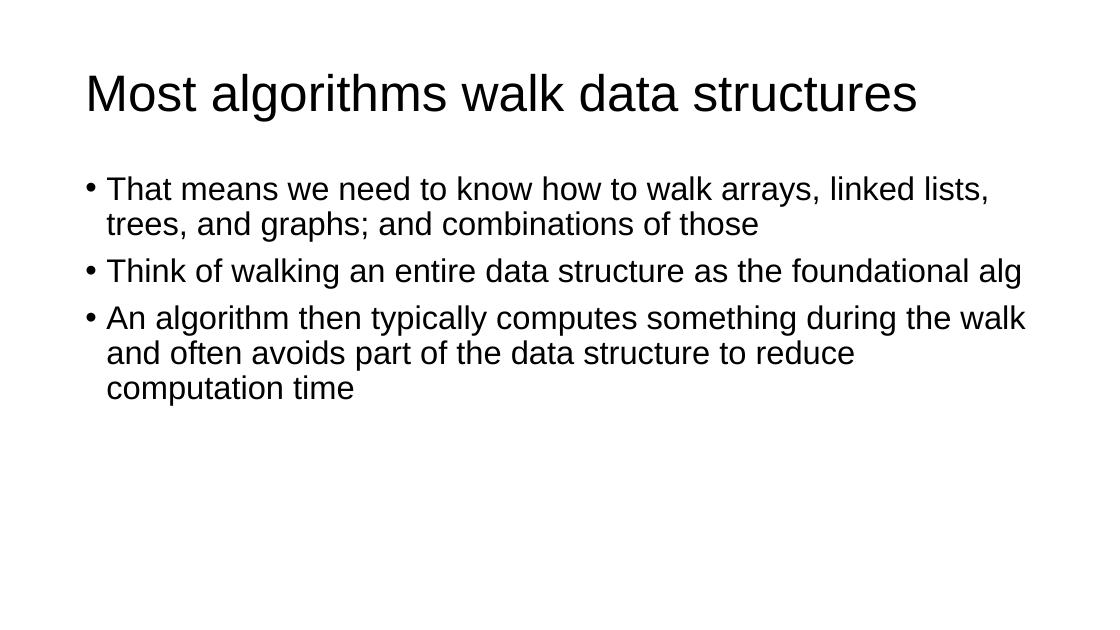
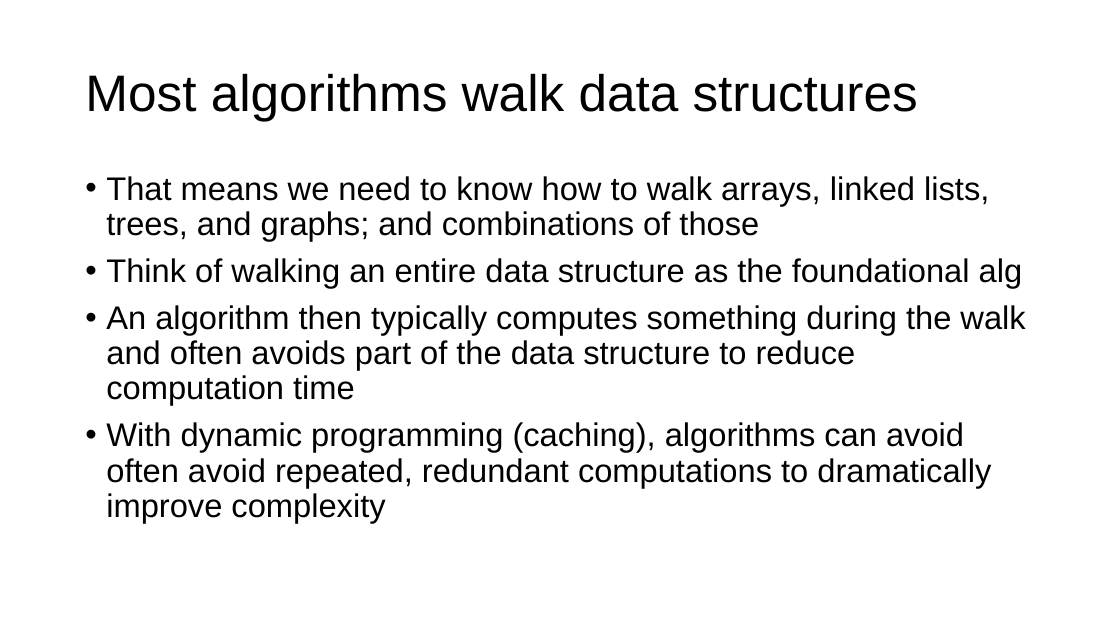
Before and after one commit to parrt/msds689, a slide deck: slide 2 of notes/walking-structures.pptx. Drawn at 1120x630 pixels with LibreOffice and Linux fonts; fonts in the diff are those of the drawing; background and template pictures are left out. Boxes give left, top, right and bottom in pixels: in the first picture for what was removed or moved away, otherwise in the second. Text is boxed around its words. In the diff, an @@ line names an element or a change of style, - is before the commit and + after.

```diff
--- a/notes/walking-structures.pptx
+++ b/notes/walking-structures.pptx
@@ text at [106,422,991,523]: paragraph added @@
+• With dynamic programming (caching), algorithms can avoid often avoid repeated, redundant computations to dramatically improve complexity
```
Also in this commit, not shown: 6 other slides changed, 3 other files.
